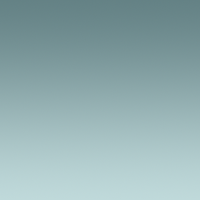
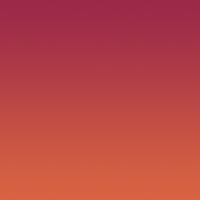
The second 200px x 200px image is a revision of the first. Changes to its layers:
added layer "Layer 1" above "Background" over [0, 0, 200, 200]
added layer "Background" over [0, 0, 200, 200]
